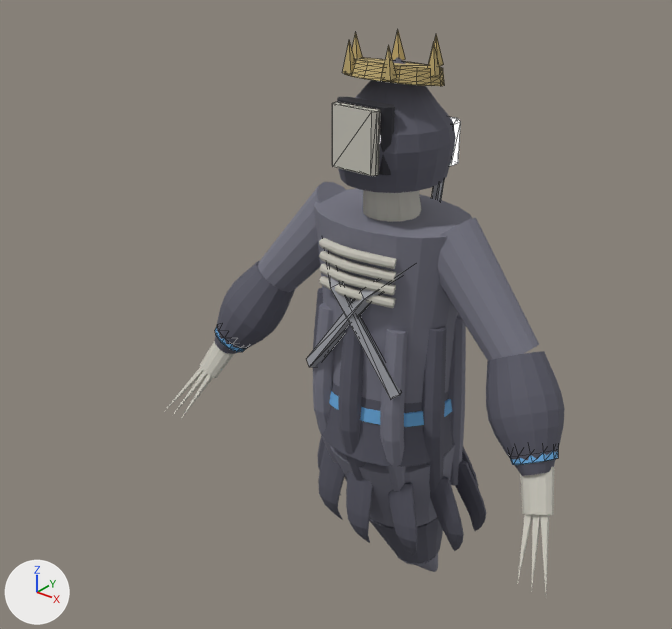
What one commit did to the glTF model art/creator/spectre/export/spectre.glb.
Rendered twice from a 50 mm camera at (1.46, -2.09, 2.48) aimed at (-0.11, -0.13, 1.26). Arrows for +X, +Y and +Z are at lower left; the lights stay in place. The older version comes first. Mesh edges are drawn as thin lines on the coarser meshes.

Names of what the first picture shows: 'part.face.mask', 'part.head.crown', 'part.shoulders.chains', 'spectre.001' and 2 more.
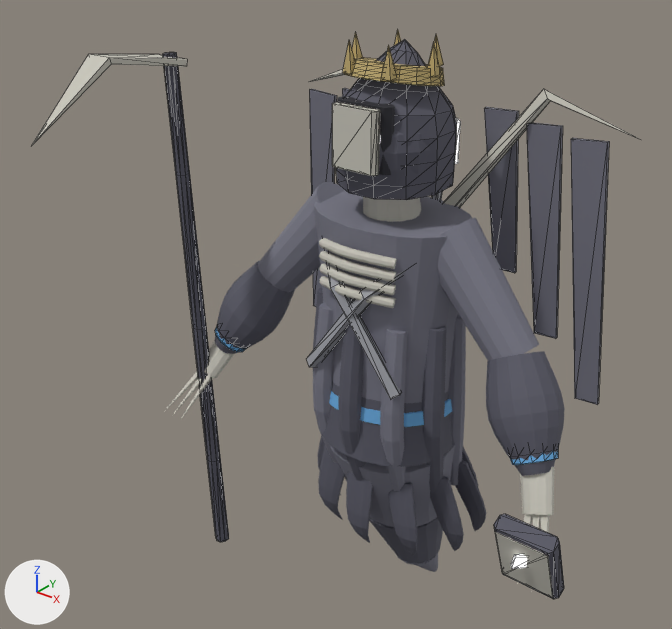
Location of each change, (x1, y1, x2, y2) in pixels of the pictures (672 x 629 px):
```json
{"object": "part.back.wings", "change": "added", "after": [309, 69, 639, 405], "faces in mat_cloth": [309, 88, 609, 405], "faces in mat_skin": [310, 69, 639, 208]}
{"object": "part.weapon.scythe", "change": "added", "after": [31, 52, 229, 542], "faces in mat_cloth": [163, 52, 229, 542], "faces in mat_metal": [31, 54, 187, 146]}
{"object": "part.head.cowl", "change": "added", "after": [336, 39, 457, 200]}
{"object": "part.offhand.tome", "change": "added", "after": [494, 514, 564, 599], "faces in mat_cloth": [494, 514, 564, 599], "faces in mat_skin": [495, 532, 553, 598], "faces in mat_emissive": [511, 554, 527, 569]}
```

Scene script edits in JSON lines:
```json
{"op": "add", "block": "me_part_weapon_scythe", "code": ["me_part_weapon_scythe = bpy.data.meshes.new('part.weapon.scythe')", "me_part_weapon_scythe.from_pydata(...)  # 54 vertices, 100 faces; spans x -0.72..-0.6, y -0.71..-0.14, z 0.19..2.0", "# faces by material slot: [86, 14]", "me_part_weapon_scythe.materials.append(mat_cloth)", "me_part_weapon_scythe.materials.append(mat_metal)"]}
{"op": "add", "block": "me_part_offhand_tome", "code": ["me_part_offhand_tome = bpy.data.meshes.new('part.offhand.tome')", "me_part_offhand_tome.from_pydata(...)  # 32 vertices, 52 faces; spans x 0.586..0.754, y -0.363..-0.238, z 0.763..0.978", "# faces by material slot: [12, 28, 12]", "me_part_offhand_tome.materials.append(mat_skin)", "me_part_offhand_tome.materials.append(mat_cloth)", "me_part_offhand_tome.materials.append(mat_emissive)"]}
{"op": "add", "block": "me_part_head_cowl", "code": ["me_part_head_cowl = bpy.data.meshes.new('part.head.cowl')", "me_part_head_cowl.from_pydata(...)  # 97 vertices, 190 faces; spans x -0.167..0.167, y -0.157..0.176, z 1.663..2.053", "me_part_head_cowl.materials.append(mat_cloth)"]}
{"op": "add", "block": "me_part_back_wings", "code": ["me_part_back_wings = bpy.data.meshes.new('part.back.wings')", "me_part_back_wings.from_pydata(...)  # 66 vertices, 100 faces; spans x -0.577..0.577, y 0.137..0.32, z 0.99..1.924", "# faces by material slot: [28, 72]", "me_part_back_wings.materials.append(mat_skin)", "me_part_back_wings.materials.append(mat_cloth)"]}
{"op": "add", "block": "ob_part_weapon_scythe", "code": ["ob_part_weapon_scythe = bpy.data.objects.new('part.weapon.scythe', me_part_weapon_scythe)", "ob_part_weapon_scythe.location = (0.0, 0.0, 0.0)"]}
{"op": "add", "block": "ob_part_offhand_tome", "code": ["ob_part_offhand_tome = bpy.data.objects.new('part.offhand.tome', me_part_offhand_tome)", "ob_part_offhand_tome.location = (0.0, 0.0, 0.0)"]}
{"op": "add", "block": "ob_part_head_cowl", "code": ["ob_part_head_cowl = bpy.data.objects.new('part.head.cowl', me_part_head_cowl)", "ob_part_head_cowl.location = (0.0, 0.0, 0.0)"]}
{"op": "add", "block": "ob_part_back_wings", "code": ["ob_part_back_wings = bpy.data.objects.new('part.back.wings', me_part_back_wings)", "ob_part_back_wings.location = (0.0, 0.0, 0.0)"]}
```
